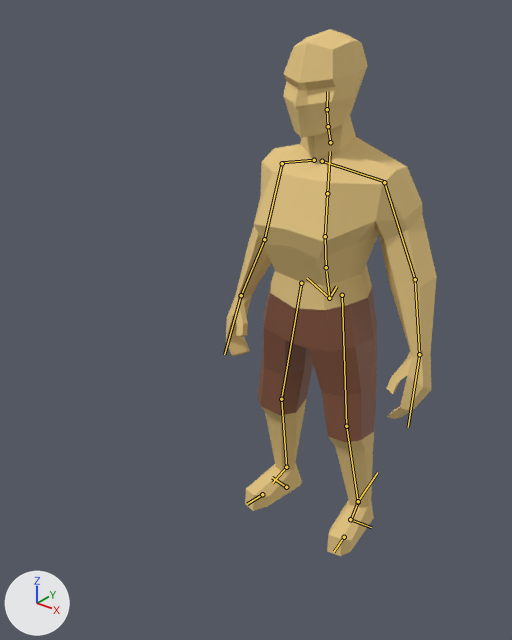
Renders of the glTF model assets/meshes/player/Player.glb from each side of a commit.
One viewpoint serves both versions: a camera (50 mm lens) standing at (1.226, -1.901, 1.933) and looking at (-0.053, -0.302, 0.942). Lighting does not change. The marker at lower left points along +X, +Y and +Z. The first picture is the older version. The bones that change, and the others that lie on the model, are drawn over the model as lines.

In view in the first picture: 'Player'.
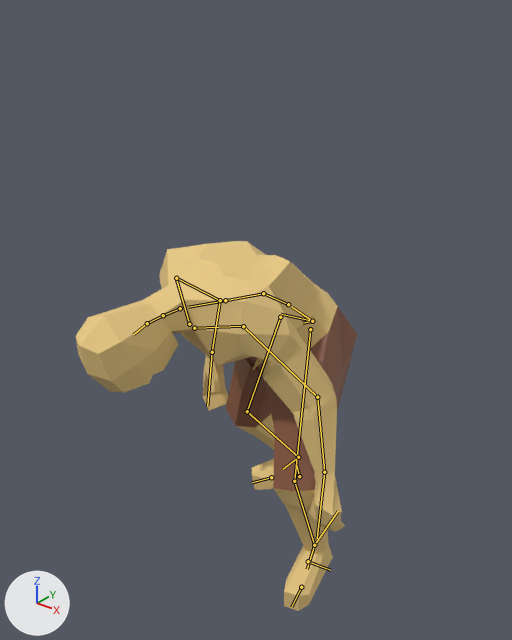
The newer file adds an action. The first version stands in its rest pose; the second is drawn at frame 15 of the action 'stagger'.

Where the change shows, as pixel boxes (x1, y1, x2, y2) in the pictures (512 x 640 px):
'Player', posed (33% wider, 30% shorter): before (226, 29, 437, 556); after (75, 241, 357, 611)
bone 'spine', root to tip: before (329, 298) to (326, 271); after (312, 321) to (292, 307)
bone 'spine.001', root to tip: before (326, 267) to (325, 236); after (288, 304) to (263, 293)
bone 'spine.002', root to tip: before (325, 236) to (327, 193); after (263, 293) to (225, 300)
bone 'spine.004', root to tip: before (330, 142) to (328, 126); after (180, 308) to (163, 315)
bone 'spine.005', root to tip: before (328, 126) to (327, 109); after (163, 315) to (147, 323)
bone 'spine.006', root to tip: before (327, 109) to (327, 91); after (147, 323) to (133, 334)
bone 'upper_arm.L', root to tip: before (384, 182) to (415, 279); after (243, 326) to (317, 397)
bone 'forearm.L', root to tip: before (415, 279) to (419, 354); after (317, 397) to (324, 472)
bone 'hand.L', root to tip: before (419, 354) to (408, 427); after (324, 472) to (317, 538)
bone 'upper_arm.R', root to tip: before (282, 163) to (264, 239); after (176, 278) to (220, 300)
bone 'forearm.R', root to tip: before (264, 239) to (241, 295); after (220, 300) to (212, 352)
bone 'thigh.L', root to tip: before (342, 295) to (346, 426); after (310, 329) to (294, 481)
bone 'shin.L', root to tip: before (346, 426) to (358, 502); after (294, 481) to (314, 545)
bone 'thigh.R', root to tip: before (301, 283) to (281, 399); after (280, 317) to (247, 411)
bone 'shin.R', root to tip: before (281, 399) to (286, 467); after (247, 411) to (298, 457)
bone 'foot.R', root to tip: before (286, 467) to (272, 483); after (298, 457) to (283, 469)

Patch to the scene script:
```diff
--- a/assets/meshes/player/Player.glb.py
+++ b/assets/meshes/player/Player.glb.py
@@ bone_spine @@
 bone_spine = bpy.data.objects['metarig'].pose.bones['spine']
-bone_spine.location = (0.0, 0.0, 0.0)
-bone_spine.rotation_quaternion = (1.0, 0.0, 0.0, 0.0)  # degrees (0, 0, 0)
+bone_spine.location = (0.0, -0.025, 0.11)
+bone_spine.rotation_quaternion = (0.945, 0.285, -0.094, 0.128)  # degrees (32, -15, 11)
@@ bone_spine_001 @@
 bone_spine_001 = bpy.data.objects['metarig'].pose.bones['spine.001']  # child of 'spine'
-bone_spine_001.rotation_quaternion = (1.0, 0.0, 0.0, 0.0)  # degrees (0, 0, 0)
+bone_spine_001.rotation_quaternion = (0.991, 0.136, -0.002, 0.001)  # degrees (16, 0, 0)
@@ bone_spine_002 @@
 bone_spine_002 = bpy.data.objects['metarig'].pose.bones['spine.002']  # child of 'spine.001'
-bone_spine_002.rotation_quaternion = (1.0, 0.0, 0.0, 0.0)  # degrees (0, 0, 0)
+bone_spine_002.rotation_quaternion = (0.948, 0.309, -0.071, -0.038)  # degrees (37, -6, -7)
@@ bone_spine_004 @@
 bone_spine_004 = bpy.data.objects['metarig'].pose.bones['spine.004']  # child of 'spine.003'
-bone_spine_004.rotation_quaternion = (1.0, 0.0, 0.0, 0.0)  # degrees (0, 0, 0)
+bone_spine_004.rotation_quaternion = (0.996, -0.059, 0.026, 0.065)  # degrees (-7, 3, 7)
@@ bone_spine_005 @@
 bone_spine_005 = bpy.data.objects['metarig'].pose.bones['spine.005']  # child of 'spine.004'
-bone_spine_005.rotation_quaternion = (1.0, 0.0, 0.0, 0.0)  # degrees (0, 0, 0)
+bone_spine_005.rotation_quaternion = (0.989, 0.127, -0.061, -0.038)  # degrees (15, -6, -5)
@@ bone_spine_006 @@
 bone_spine_006 = bpy.data.objects['metarig'].pose.bones['spine.006']  # child of 'spine.005'
-bone_spine_006.rotation_quaternion = (1.0, 0.0, 0.0, 0.0)  # degrees (0, 0, 0)
+bone_spine_006.rotation_quaternion = (0.983, 0.148, -0.015, -0.107)  # degrees (17, 0, -12)
@@ bone_upper_arm_l @@
 bone_upper_arm_l = bpy.data.objects['metarig'].pose.bones['upper_arm.L']  # child of 'shoulder.L'
-bone_upper_arm_l.rotation_quaternion = (1.0, 0.0, 0.0, 0.0)  # degrees (0, 0, 0)
+bone_upper_arm_l.rotation_quaternion = (0.881, 0.444, -0.154, -0.06)  # degrees (55, -13, -14)
@@ bone_forearm_l @@
 bone_forearm_l = bpy.data.objects['metarig'].pose.bones['forearm.L']  # child of 'upper_arm.L'
-bone_forearm_l.rotation_quaternion = (1.0, 0.0, 0.0, 0.0)  # degrees (0, 0, 0)
+bone_forearm_l.rotation_quaternion = (0.987, 0.152, -0.046, 0.028)  # degrees (17, -6, 2)
@@ bone_hand_l @@
 bone_hand_l = bpy.data.objects['metarig'].pose.bones['hand.L']  # child of 'forearm.L'
-bone_hand_l.rotation_quaternion = (1.0, 0.0, 0.0, 0.0)  # degrees (0, 0, 0)
+bone_hand_l.rotation_quaternion = (0.875, 0.0, 0.484, 0.0)  # degrees (0, 58, 0)
@@ bone_upper_arm_r @@
 bone_upper_arm_r = bpy.data.objects['metarig'].pose.bones['upper_arm.R']  # child of 'shoulder.R'
-bone_upper_arm_r.rotation_quaternion = (1.0, 0.0, 0.0, 0.0)  # degrees (0, 0, 0)
+bone_upper_arm_r.rotation_quaternion = (0.934, 0.35, 0.059, 0.041)  # degrees (41, 5, 7)
@@ bone_forearm_r @@
 bone_forearm_r = bpy.data.objects['metarig'].pose.bones['forearm.R']  # child of 'upper_arm.R'
-bone_forearm_r.rotation_quaternion = (1.0, 0.0, 0.0, 0.0)  # degrees (0, 0, 0)
+bone_forearm_r.rotation_quaternion = (0.96, 0.265, 0.08, -0.048)  # degrees (31, 10, -3)
@@ bone_thigh_l @@
 bone_thigh_l = bpy.data.objects['metarig'].pose.bones['thigh.L']  # child of 'spine'
-bone_thigh_l.rotation_quaternion = (1.0, 0.0, 0.0, 0.0)  # degrees (0, 0, 0)
+bone_thigh_l.rotation_quaternion = (0.86, -0.46, -0.223, 0.017)  # degrees (-59, -22, 15)
@@ bone_shin_l @@
 bone_shin_l = bpy.data.objects['metarig'].pose.bones['shin.L']  # child of 'thigh.L'
-bone_shin_l.rotation_quaternion = (1.0, 0.0, 0.0, 0.0)  # degrees (0, 0, 0)
+bone_shin_l.rotation_quaternion = (0.952, 0.297, 0.0, 0.071)  # degrees (34, -2, 8)
@@ bone_thigh_r @@
 bone_thigh_r = bpy.data.objects['metarig'].pose.bones['thigh.R']  # child of 'spine'
-bone_thigh_r.rotation_quaternion = (1.0, 0.0, 0.0, 0.0)  # degrees (0, 0, 0)
+bone_thigh_r.rotation_quaternion = (0.922, -0.317, 0.185, 0.123)  # degrees (-36, 25, 7)
@@ bone_shin_r @@
 bone_shin_r = bpy.data.objects['metarig'].pose.bones['shin.R']  # child of 'thigh.R'
-bone_shin_r.rotation_quaternion = (1.0, 0.0, 0.0, 0.0)  # degrees (0, 0, 0)
+bone_shin_r.rotation_quaternion = (0.957, 0.282, 0.0, -0.067)  # degrees (33, 2, -7)
@@ bone_foot_r @@
 bone_foot_r = bpy.data.objects['metarig'].pose.bones['foot.R']  # child of 'shin.R'
-bone_foot_r.rotation_quaternion = (1.0, 0.0, 0.0, 0.0)  # degrees (0, 0, 0)
+bone_foot_r.rotation_quaternion = (0.989, -0.111, 0.088, -0.043)  # degrees (-13, 9, -6)
```
